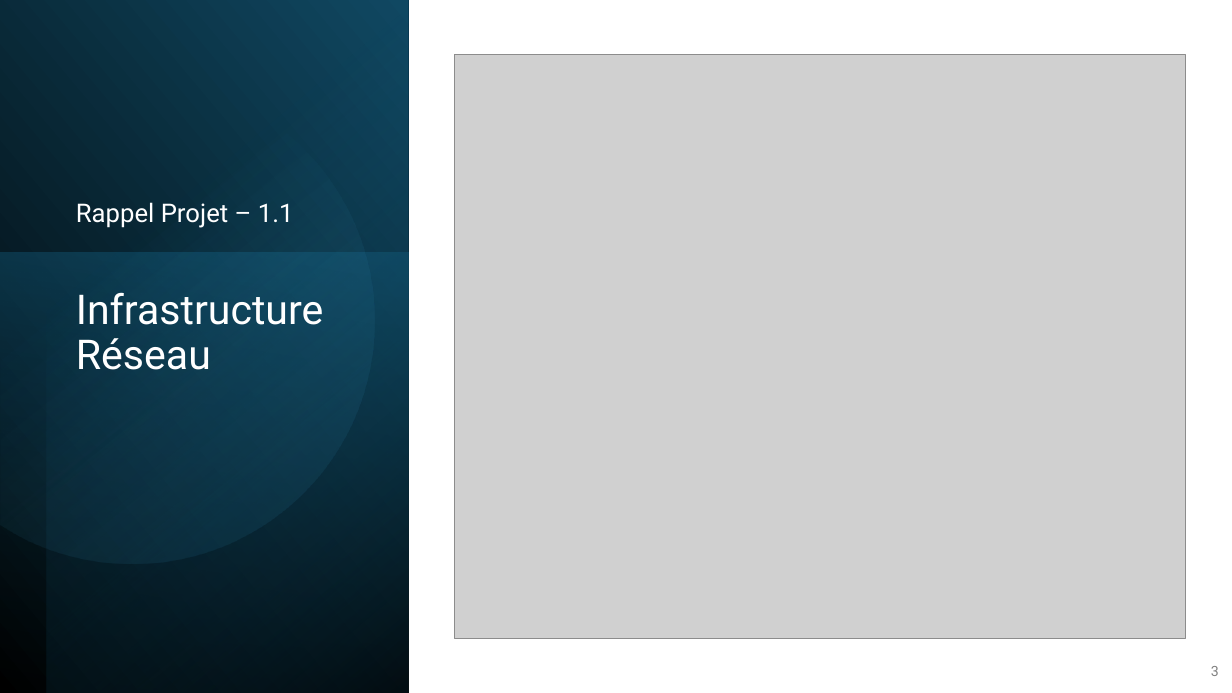
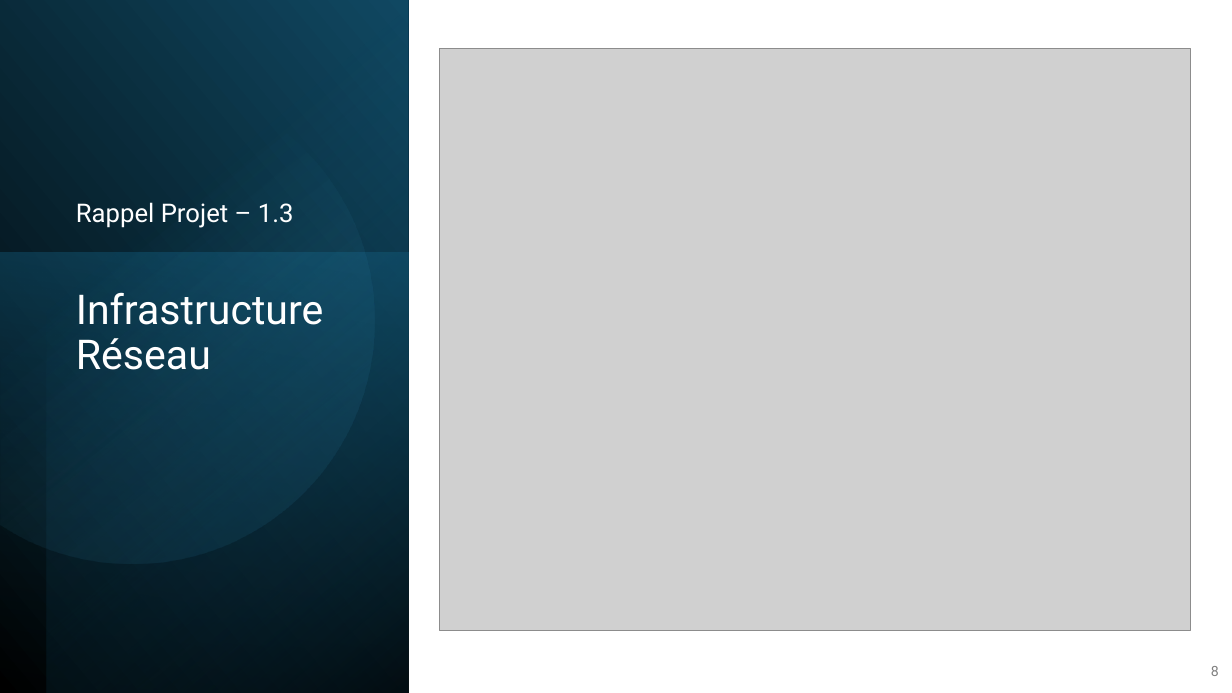
Before and after one commit to RobinMartineau/Acc-s-campus-, a slide deck: slide 8 of BDD/Présentation/BDD.pptx (slide 3 before the commit). Drawn at 1232x693 pixels with LibreOffice and Linux fonts; fonts in the diff are those of the drawing; grey boxes stand for pictures. Boxes give left, top, right and bottom in pixels: in the first picture for what was removed or moved away, otherwise in the second. Text is boxed around its words. In the diff, an @@ line names an element or a change of style, - is before the commit and + after.

```diff
--- a/BDD/Présentation/BDD.pptx
+++ b/BDD/Présentation/BDD.pptx
@@ picture: place and size @@
-picture at [455, 55, 1185, 640]
+picture at [439, 49, 1191, 630]
@@ text at [76, 202, 294, 228]: text changed @@
-Rappel Projet – 1.1
+Rappel Projet – 1.3
@@ page number at [1211, 666, 1219, 676]: text changed @@
-3
+8
```
Also in this commit, not shown: 6 other slides changed, 1 slide added, 1 slide removed, 10 other files.
